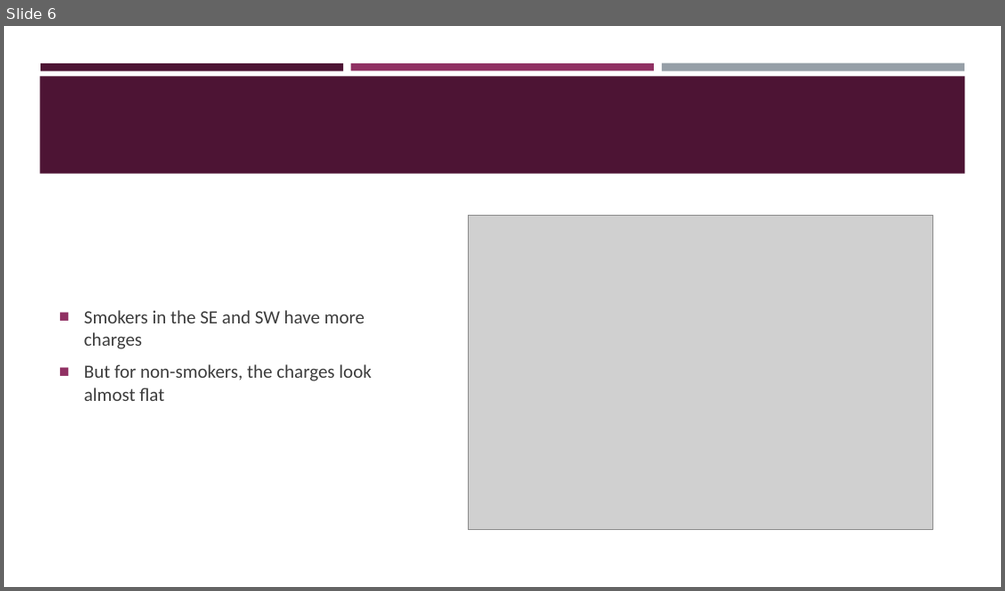
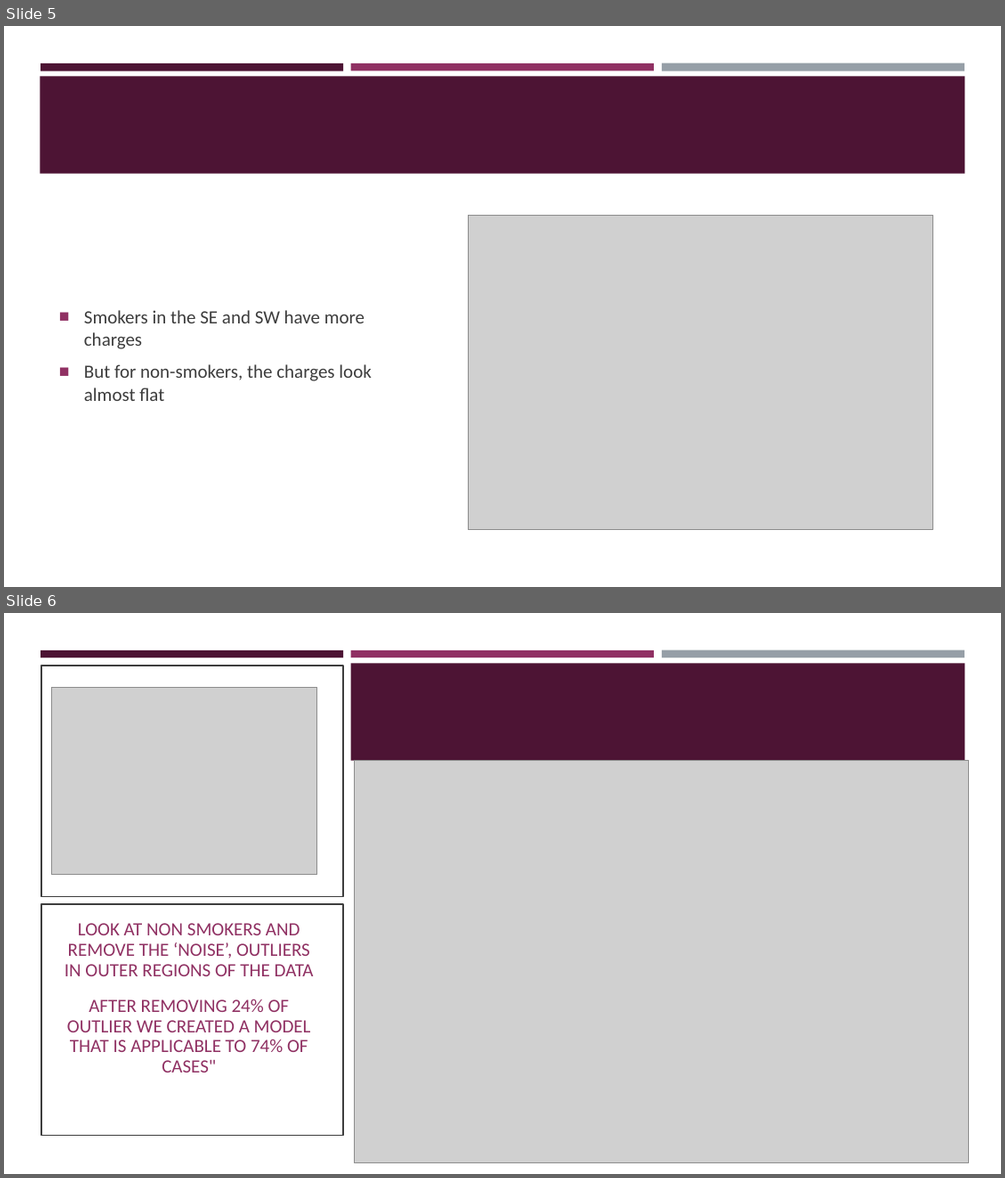
Before and after one commit to Dewalk/final_capstone, a slide deck: Presentation6.pptx. Shown one above the other, each under a label of ours: slide 6 before the commit, slides 5 and 6 after it. The pictures are 1005x591 and 1005x1178 pixels, drawn with LibreOffice and Linux fonts; fonts in the diff are those of the drawing; grey boxes stand for pictures. Boxes give left, top, right and bottom in pixels: in the first picture for what was removed or moved away, otherwise in the second. Text is boxed around its words. In the diff, an @@ line names an element or a change of style, - is before the commit and + after.

```diff
--- a/Presentation6.pptx
+++ b/Presentation6.pptx
@@ slide 6 added at bbox=[4, 613, 1001, 1174], background #FFFFFF; not listed: 3 template elements that a slide beside it also shows @@
@@ rectangle added at bbox=[4, 657, 1001, 1174], fill #FFFFFF @@
@@ rectangle added at bbox=[41, 666, 343, 896], outline #3D3D3D 1.5 pt @@
@@ rectangle added at bbox=[351, 663, 965, 761], fill #4D1434 @@
@@ picture added at bbox=[52, 687, 317, 875] @@
@@ picture added at bbox=[355, 761, 969, 1163] @@
@@ rectangle added at bbox=[41, 904, 343, 1135], outline #3D3D3D 1.5 pt @@
@@ title added at bbox=[65, 923, 314, 1072], 18 pt, text #903163 @@
+LOOK AT NON SMOKERS AND REMOVE THE ‘NOISE’, OUTLIERS IN OUTER REGIONS OF THE DATA
+AFTER REMOVING 24% OF OUTLIER WE CREATED A MODEL THAT IS APPLICABLE TO 74% OF CASES"
@@ what was slide 6 is now slide 5 @@
```
Also in this commit, not shown: 5 slides changed, 4 other slides added, 4 slides removed, 9 other files.
